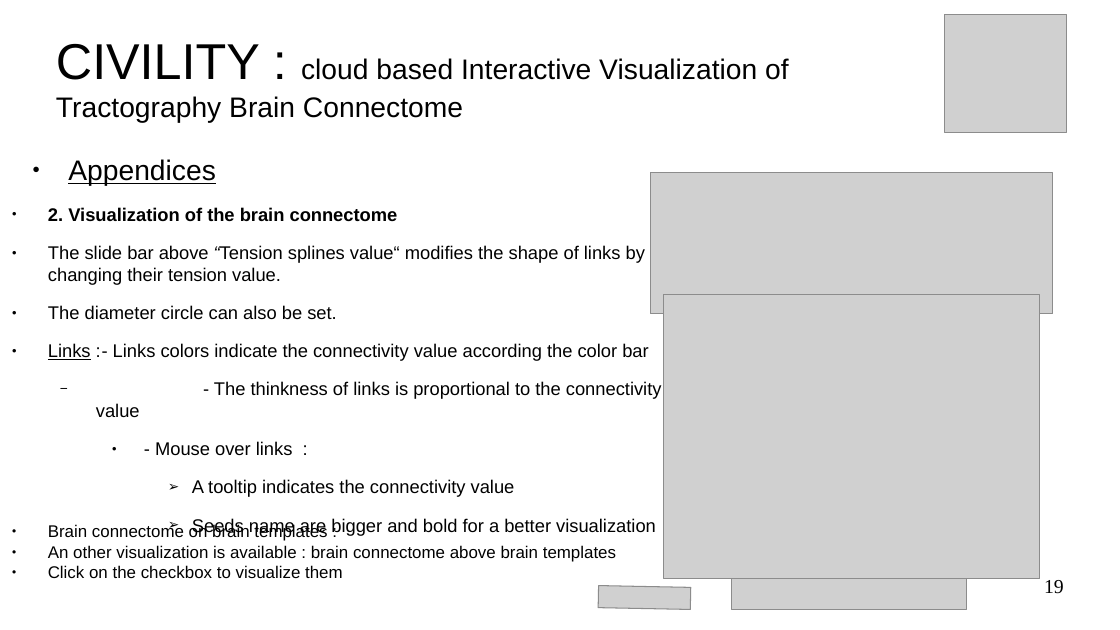
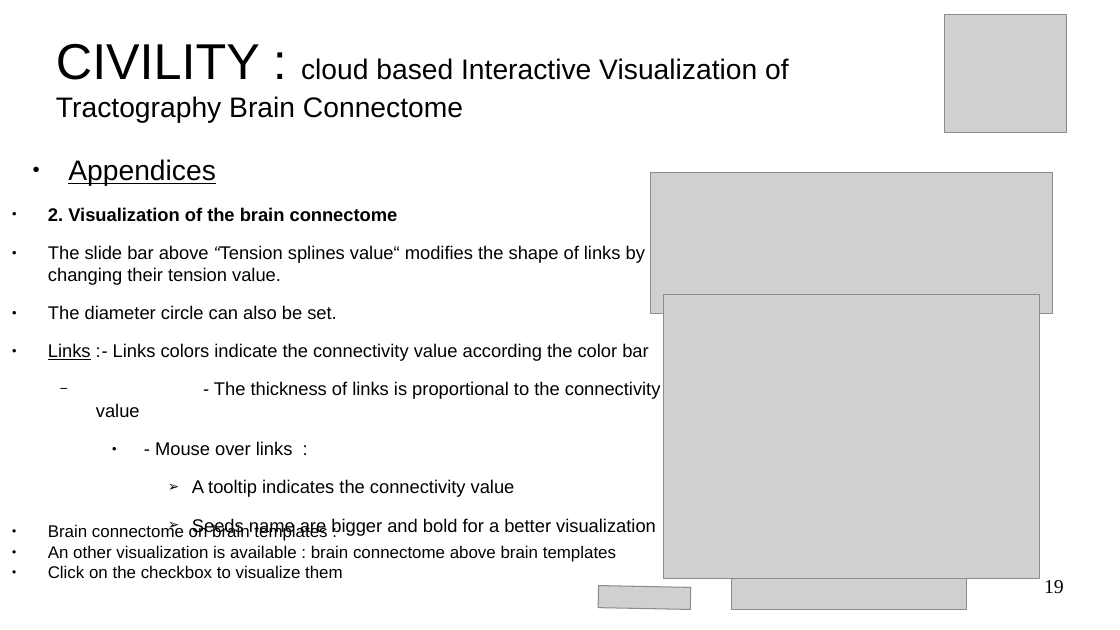
Before and after one commit to NIRALUser/CIVILITY, a slide deck: slide 19 of doc/tutorialCIVILITY.odp. Drawn at 1120x630 pixels with LibreOffice and Linux fonts; fonts in the diff are those of the drawing; grey boxes stand for pictures; background and template pictures are left out. Boxes give left, top, right and bottom in pixels: in the first picture for what was removed or moved away, otherwise in the second. Text is boxed around its words. In the diff, an @@ line names an element or a change of style, - is before the commit and + after.

Commit message:
DOC : fix bug - miss slide

```diff
--- a/doc/tutorialCIVILITY.odp
+++ b/doc/tutorialCIVILITY.odp
@@ text at box(96, 381, 661, 417): text changed @@
-  − - The thinkness of links is proportional to the connectivity value
+  − - The thickness of links is proportional to the connectivity value
```
Also in this commit, not shown: 1 other file.
